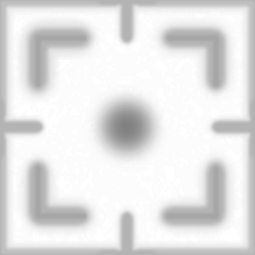
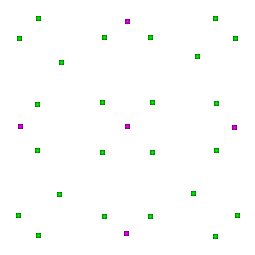
Layer changes from the first 255 x 255 image to the second:
showed "ObjectLayer", painted on it over [16, 16, 240, 239]
hid "Hills" over [0, 0, 255, 255]
hid "Ground" over [0, 0, 255, 255]
